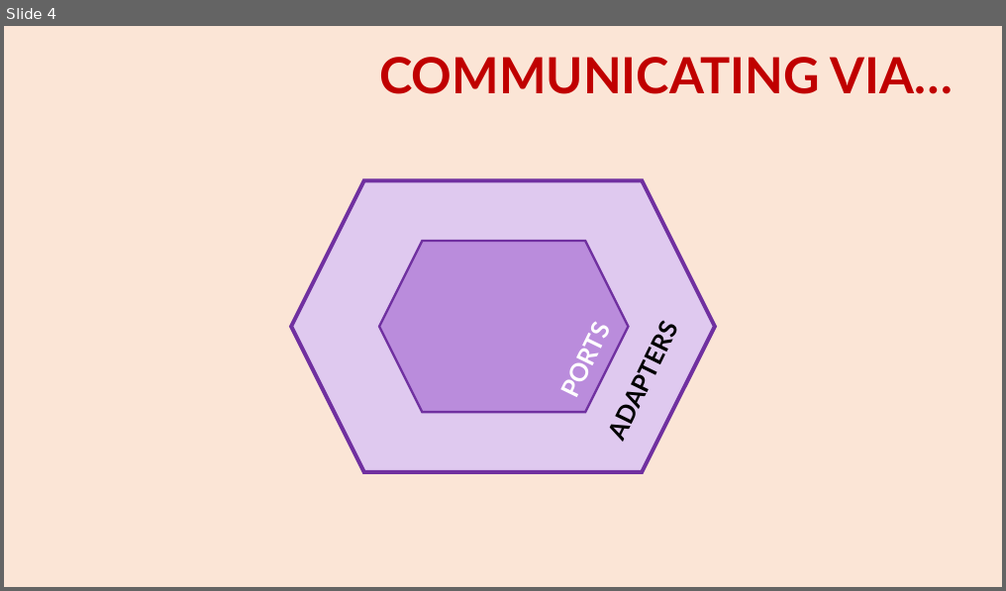
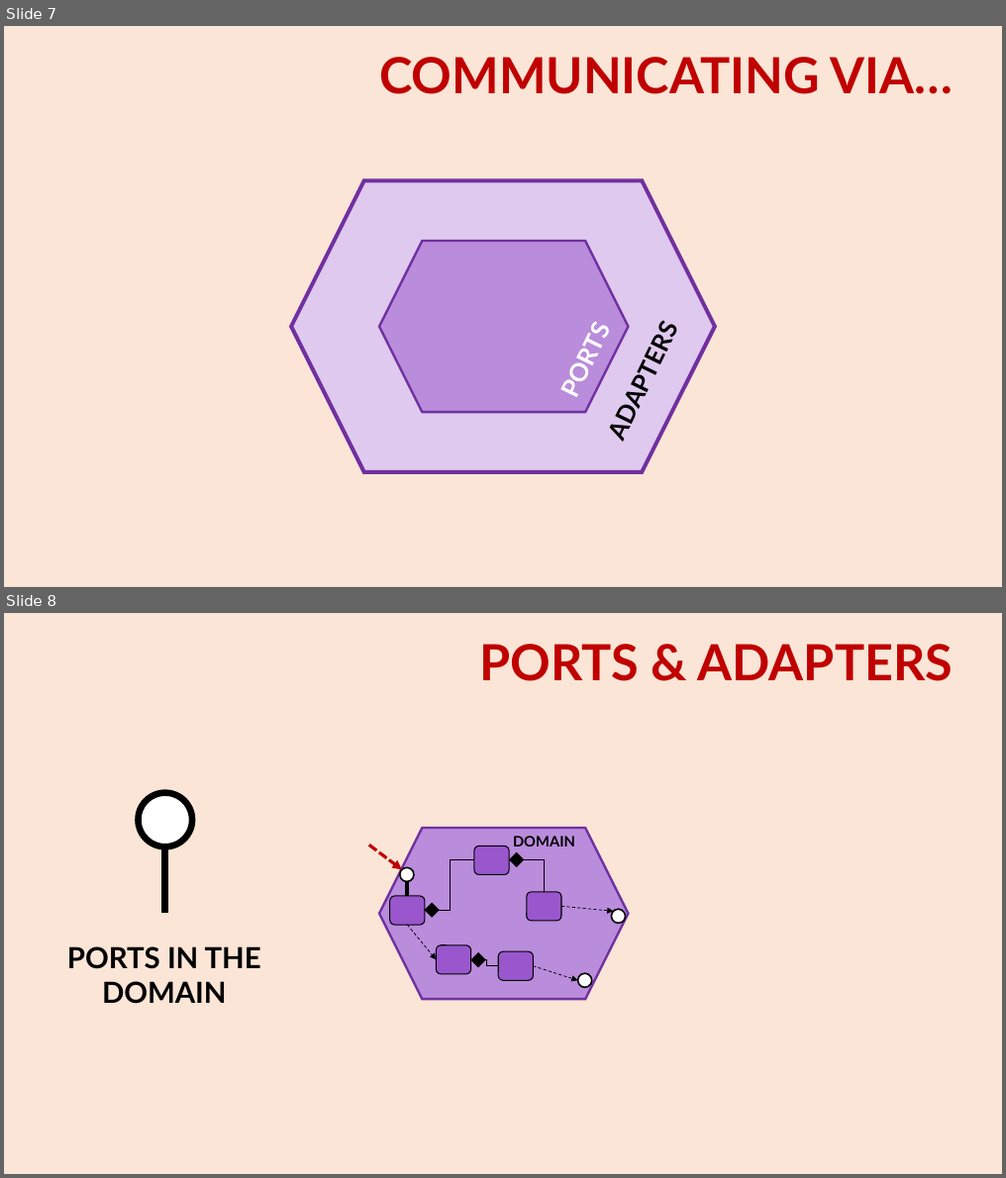
Before and after one commit to tpierrain/talk-hexagonal-and-beyond, a slide deck: HexagonalAndBeyond.pptx. Shown one above the other, each under a label of ours: slide 4 before the commit, slides 7 and 8 after it. The pictures are 1006x591 and 1006x1178 pixels, drawn with LibreOffice and Linux fonts; fonts in the diff are those of the drawing; background and template pictures are left out. Boxes give left, top, right and bottom in pixels: in the first picture for what was removed or moved away, otherwise in the second. Text is boxed around its words. In the diff, an @@ line names an element or a change of style, - is before the commit and + after.

```diff
--- a/HexagonalAndBeyond.pptx
+++ b/HexagonalAndBeyond.pptx
@@ slide 8 added at <box>4,613,1002,1174</box>, background picture (left out) @@
@@ text added at <box>479,644,953,681</box>, 48 pt, text #C00000, bold @@
+PORTS & ADAPTERS
@@ ellipse added at <box>138,792,192,847</box>, fill #FFFFFF, outline #000000 6.25 pt @@
@@ line added from (165, 848) to (165, 913), #000000 6.25 pt @@
@@ group added at <box>369,828,629,999</box>: 5 rounded rectangles, 4 arrows, 3 ellipses, 3 elbow lines, 3 diamonds, 1 hexagon, 1 line, 1 text @@
+DOMAIN
@@ text added at <box>67,947,261,1004</box>, 28 pt, text #000000, bold @@
+PORTS IN THE DOMAIN
@@ what was slide 4 is now slide 7 @@
```
Also in this commit, not shown: 4 slides changed, 6 other slides added.
